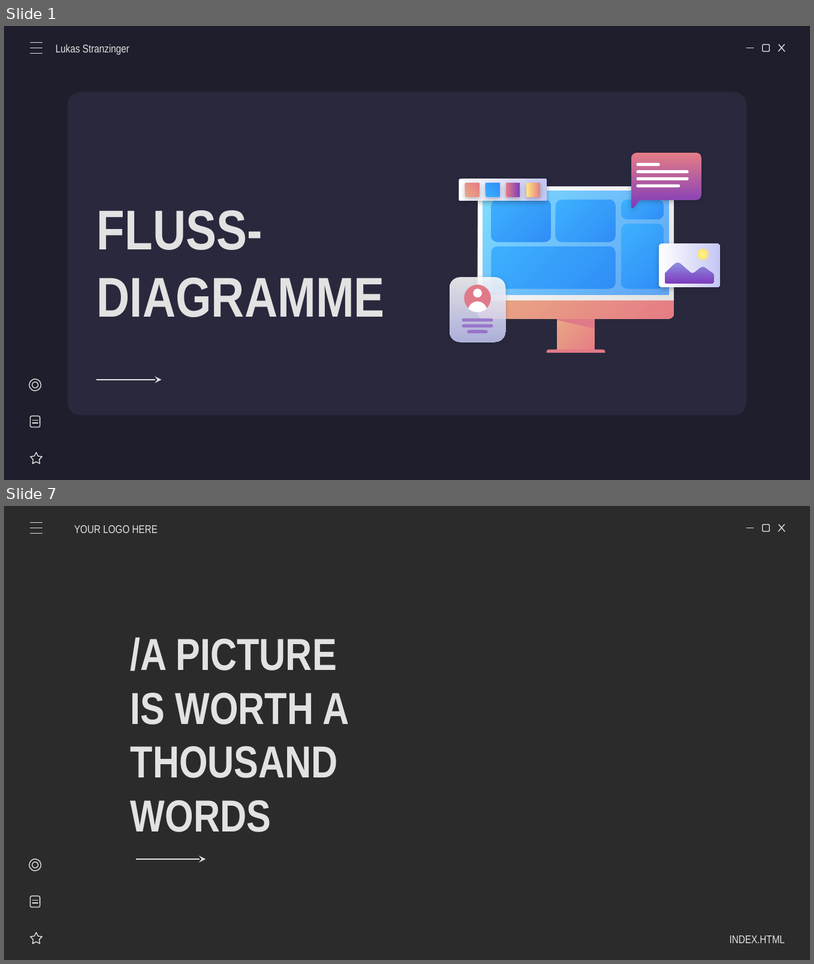
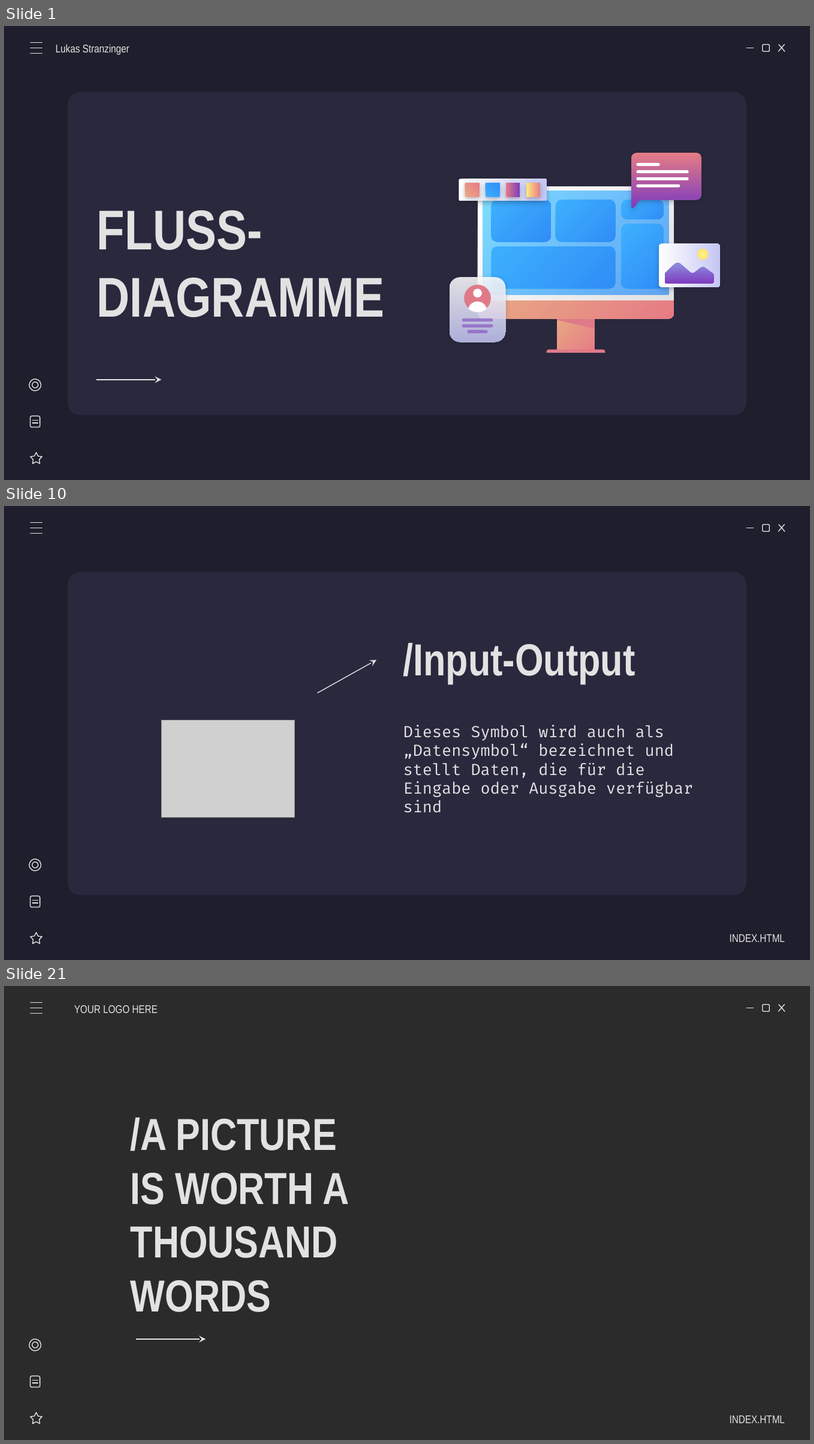
Before and after one commit to AlexanderSchallmeiner/Verhaltensdiagramme, a slide deck: Lukas Stranzinger/FlussdiagrammeV0.1.ppsx. Shown one above the other, each under a label of ours: slides 1 and 7 before the commit, slides 1, 10 and 21 after it; the slides between them are not shown. The pictures are 814x964 and 814x1444 pixels, drawn with LibreOffice and Linux fonts; fonts in the diff are those of the drawing; grey boxes stand for pictures; background and template pictures are left out; a plain dark background stands for a picture behind light text. Boxes give left, top, right and bottom in pixels: in the first picture for what was removed or moved away, otherwise in the second. Text is boxed around its words. In the diff, an @@ line names an element or a change of style, - is before the commit and + after.

```diff
--- a/Lukas Stranzinger/FlussdiagrammeV0.1.ppsx
+++ b/Lukas Stranzinger/FlussdiagrammeV0.1.ppsx
@@ slide 10 added at <box>4,506,810,960</box>, background #1E1E2C; not listed: 5 template elements that a slide beside it also shows @@
@@ line added from (30, 523) to (42, 523), #E2E2E2 0.75 pt @@
@@ line added from (30, 534) to (42, 534), #E2E2E2 0.75 pt @@
@@ line added from (30, 528) to (42, 528), #E2E2E2 0.75 pt @@
@@ title added at <box>404,643,636,684</box>, 40 pt, text #E2E2E2, bold @@
+/Input-Output
@@ arrow added from (318, 693) to (377, 660), #E2E2E2 0.75 pt @@
@@ picture added at <box>161,720,294,817</box> @@
@@ subtitle added at <box>404,724,693,813</box>, 14 pt, text #E2E2E2 @@
+Dieses Symbol wird auch als „Datensymbol“ bezeichnet und stellt Daten, die für die Eingabe oder Ausgabe verfügbar sind
@@ group added at <box>29,858,43,943</box>: 2 lines, 2 ellipses, 1 star, 1 rounded rectangle @@
@@ subtitle added at <box>730,934,785,942</box>, 10 pt, text #E2E2E2 @@
+INDEX.HTML
@@ what was slide 7 is now slide 21 @@
```
Also in this commit, not shown: 4 slides changed, 15 other slides added, 3 slides removed.
